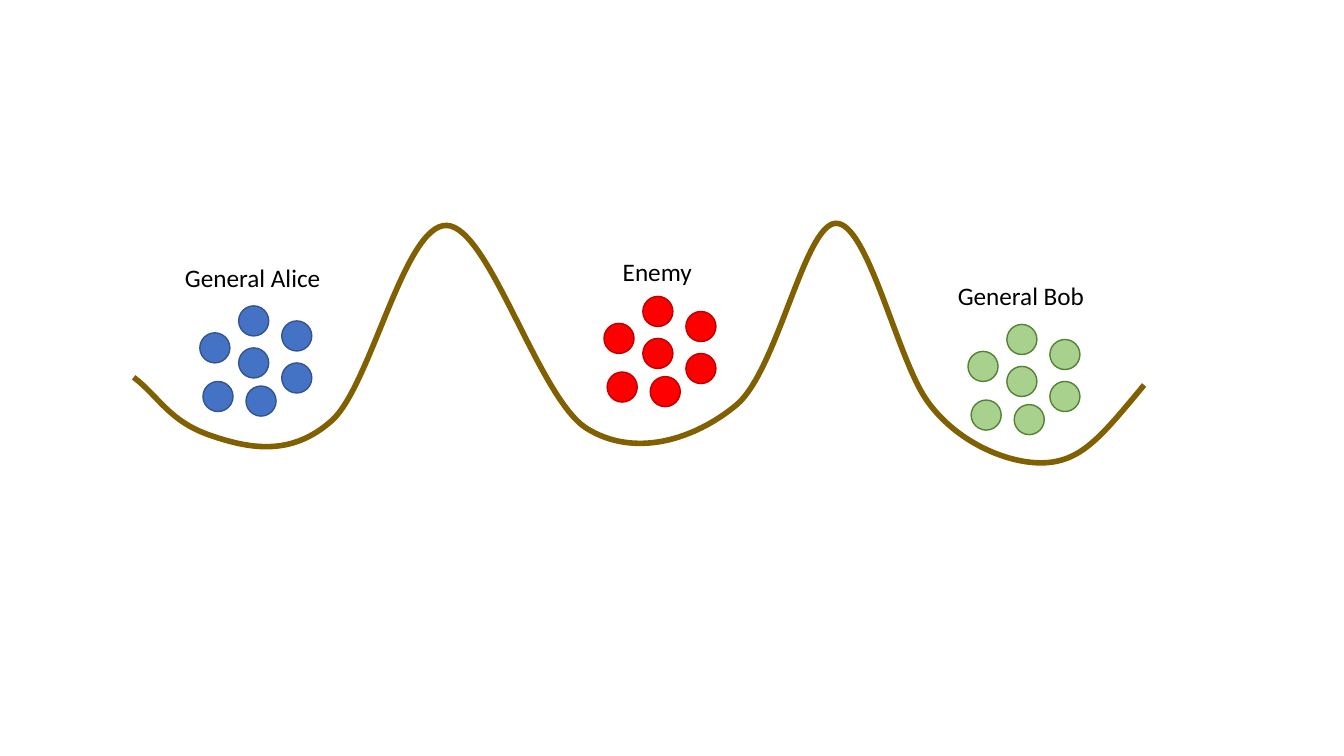
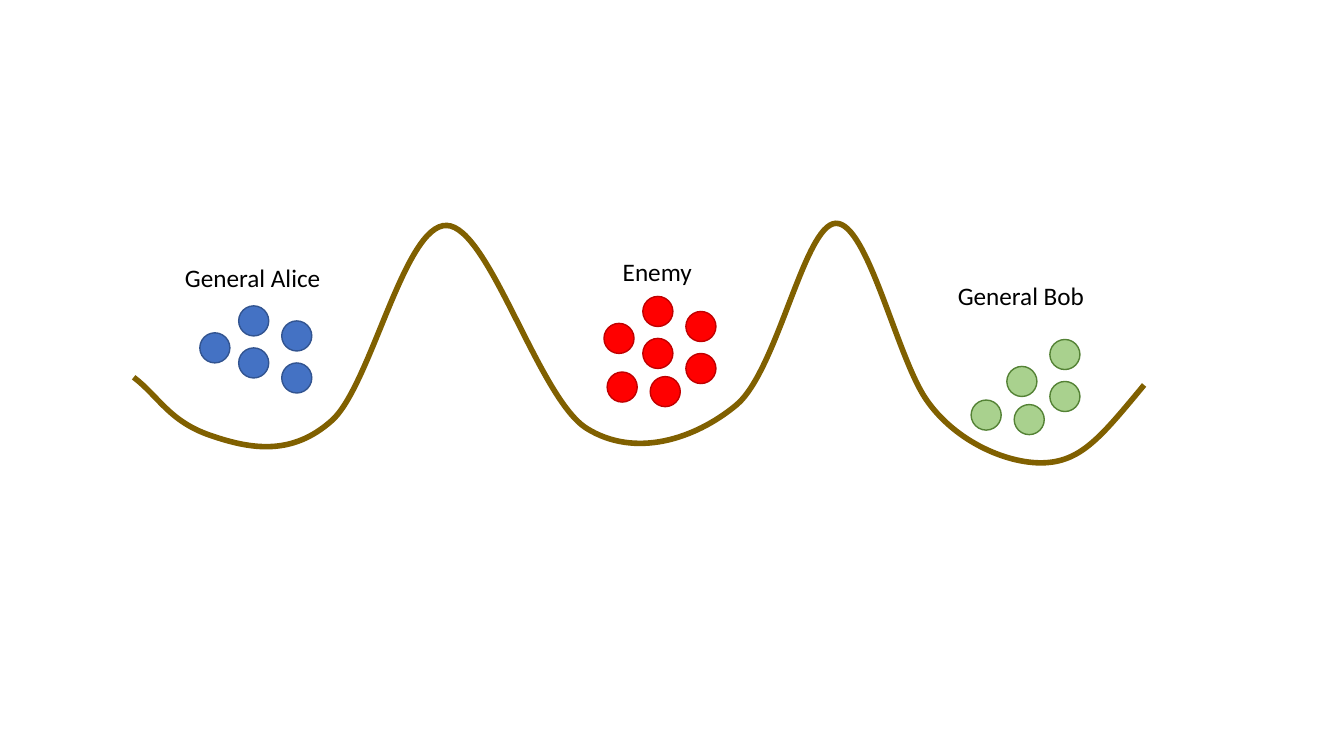
Before and after one commit to ChrisWhealy/DistributedSystemNotes, a slide deck: slide 59 of img/Diagrams.pptx. Drawn at 1344x756 pixels with LibreOffice and Linux fonts; fonts in the diff are those of the drawing. Boxes give left, top, right and bottom in pixels: in the first picture for what was removed or moved away, otherwise in the second. Text is boxed around its words. In the diff, an @@ line names an element or a change of style, - is before the commit and + after.

```diff
--- a/img/Diagrams.pptx
+++ b/img/Diagrams.pptx
@@ ellipse removed at (1007, 325, 1037, 355) @@
@@ ellipse removed at (968, 352, 998, 382) @@
@@ ellipse removed at (203, 381, 233, 411) @@
@@ ellipse removed at (246, 386, 276, 416) @@
```
Also in this commit, not shown: 3 other files.
